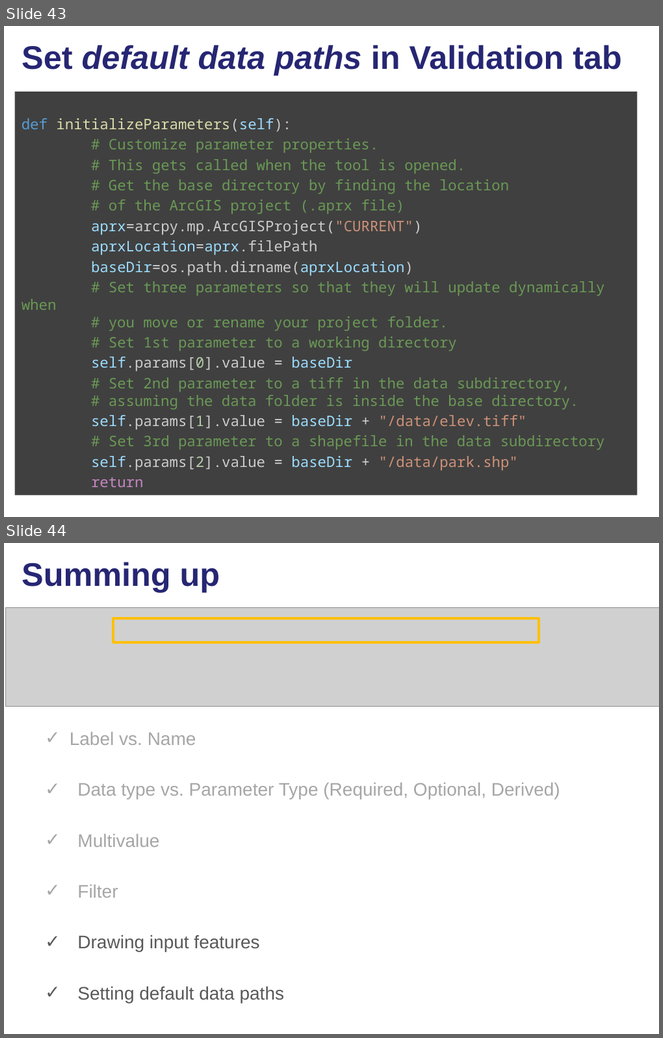
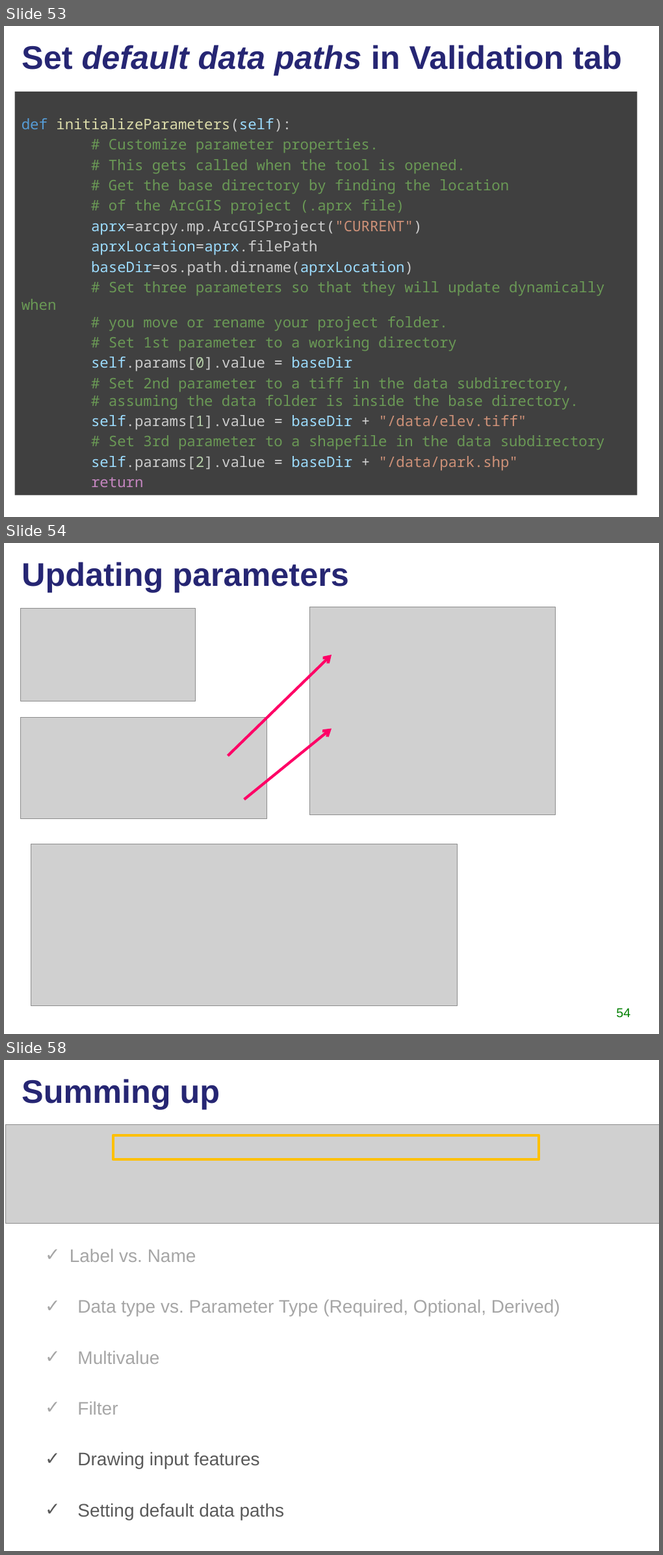
Before and after one commit to lgtateos/gis540, a slide deck: slides/scriptToolParameters.pptx. Shown one above the other, each under a label of ours: slides 43 and 44 before the commit, slides 53, 54 and 58 after it; the slides between them are not shown. The pictures are 663x1038 and 663x1555 pixels, drawn with LibreOffice and Linux fonts; fonts in the diff are those of the drawing; grey boxes stand for pictures. Boxes give left, top, right and bottom in pixels: in the first picture for what was removed or moved away, otherwise in the second. Text is boxed around its words. In the diff, an @@ line names an element or a change of style, - is before the commit and + after.

Commit message:
add more slides
More explanation of setting default values and updating parameters based on other parameters.

```diff
--- a/slides/scriptToolParameters.pptx
+++ b/slides/scriptToolParameters.pptx
@@ slide 54 added at box(4, 543, 659, 1034), background #FFFFFF @@
@@ title added at box(22, 562, 349, 592), 36 pt, text #262673, bold @@
+Updating parameters
@@ picture added at box(20, 609, 195, 701) @@
@@ picture added at box(310, 607, 556, 815) @@
@@ arrow added from (228, 756) to (332, 655), #FF0066 3 pt @@
@@ picture added at box(21, 717, 267, 819) @@
@@ arrow added from (244, 800) to (332, 728), #FF0066 3 pt @@
@@ picture added at box(31, 845, 458, 1006) @@
@@ page number added at box(616, 1008, 631, 1018), 14 pt, text #008000 @@
+54
@@ what was slide 43 is now slide 53 @@
@@ what was slide 44 is now slide 58 @@
```
Also in this commit, not shown: 13 other slides added.
